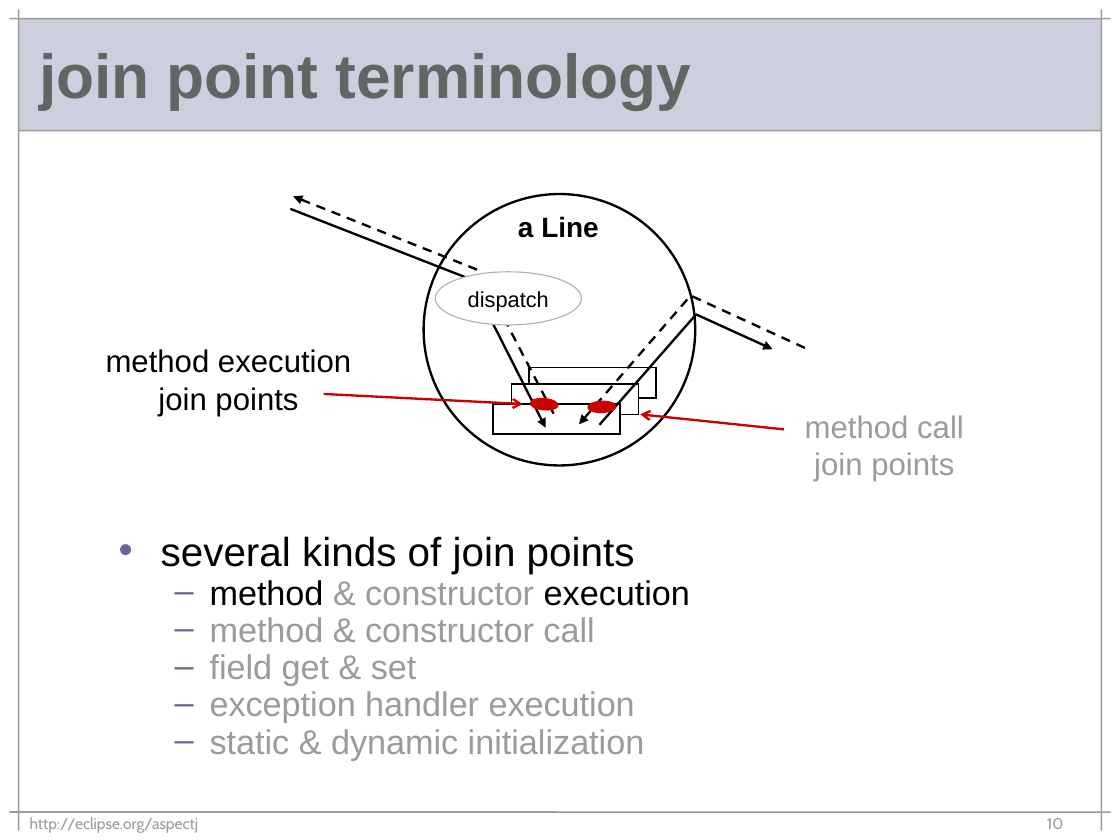
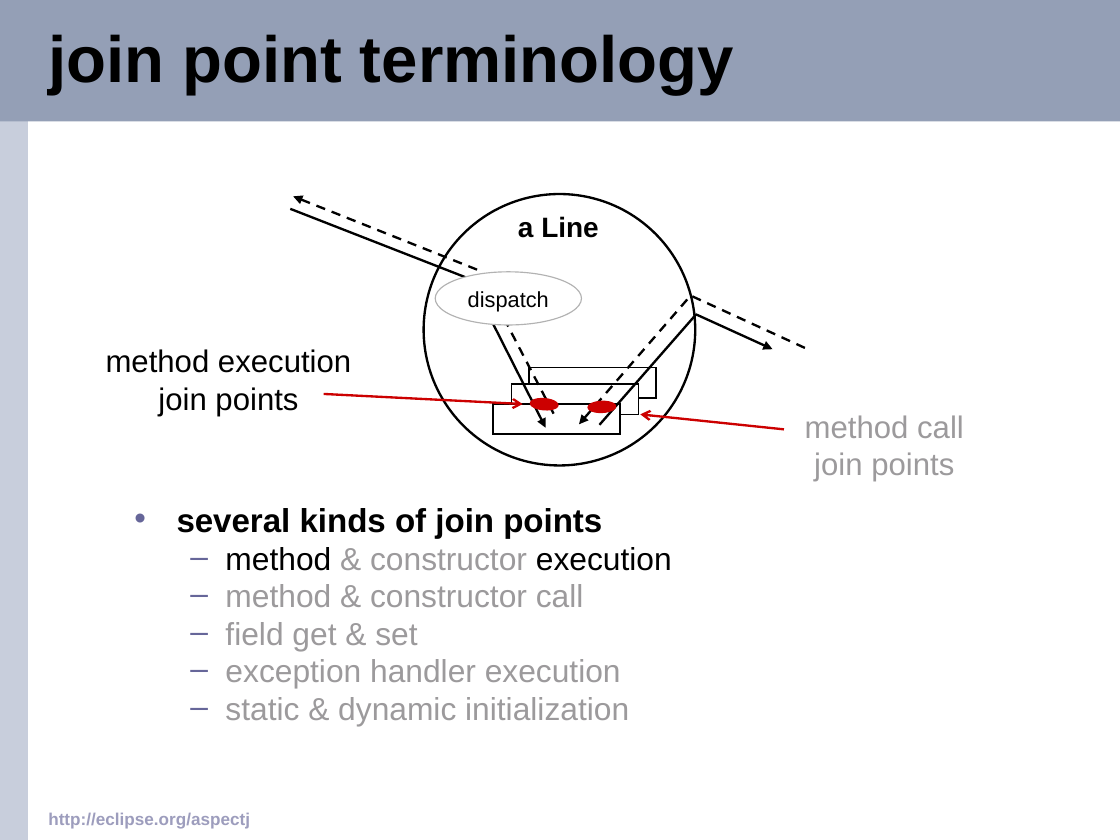
Before and after one commit to eclipse-aspectj/aspectj, a slide deck: slide 10 of docs/teaching/demos/oopsla2003-mik.ppt. Drawn at 1120x840 pixels with LibreOffice and Linux fonts; fonts in the diff are those of the drawing; background and template pictures are left out. Boxes give left, top, right and bottom in pixels: in the first picture for what was removed or moved away, otherwise in the second. Text is boxed around its words. In the diff, an @@ line names an element or a change of style, - is before the commit and + after.

```diff
--- a/docs/teaching/demos/oopsla2003-mik.ppt
+++ b/docs/teaching/demos/oopsla2003-mik.ppt
@@ rectangle: place and size @@
-rectangle at box(19, 19, 1102, 131)
+rectangle at box(0, 0, 1120, 121)
@@ rectangle at box(0, 0, 1120, 121): fill #CECFDE to #949FB6 @@
@@ rectangle added at box(0, 0, 28, 840), fill #C8CEDC @@
@@ line removed from (9, 19) to (1111, 19) @@
@@ line removed from (19, 9) to (19, 831) @@
@@ title "join point terminology": place and size @@
-title "join point terminology" at box(39, 53, 692, 109)
+title "join point terminology" at box(48, 34, 734, 94)
@@ title "join point terminology" at box(48, 34, 734, 94): size 40 to 42 pt, text colour #636563 to #000000 @@
@@ line removed from (1101, 9) to (1101, 831) @@
@@ line removed from (19, 131) to (1101, 131) @@
@@ text "several kinds of join points": place and size @@
-text "several kinds of join points" at box(161, 536, 690, 760)
+text "several kinds of join points" at box(177, 508, 672, 726)
@@ text "several kinds of join points" at box(177, 508, 672, 726): size 26 to 21.3 pt, bold on in "several kinds of join points"; size 22 to 20.4 pt in "method & constructor execution", "method & constructor call", "field get & set", "exception handler execution" and 1 more places; line spacing 0.75 to 0.65; less space between paragraphs; more space between paragraphs @@
@@ text "http://eclipse.org/aspectj": place and size @@
-text "http://eclipse.org/aspectj" at box(30, 817, 198, 833)
+text "http://eclipse.org/aspectj" at box(48, 813, 250, 829)
@@ text "http://eclipse.org/aspectj" at box(48, 813, 250, 829): size 10 to 11 pt, font Cabin to Arial, text colour #9C9A9C to #9D9DBD, bold on @@
@@ line removed from (9, 812) to (1111, 812) @@
@@ page number removed at box(1047, 818, 1064, 829) @@
-10
```
Also in this commit, not shown: 38 other slides changed.
